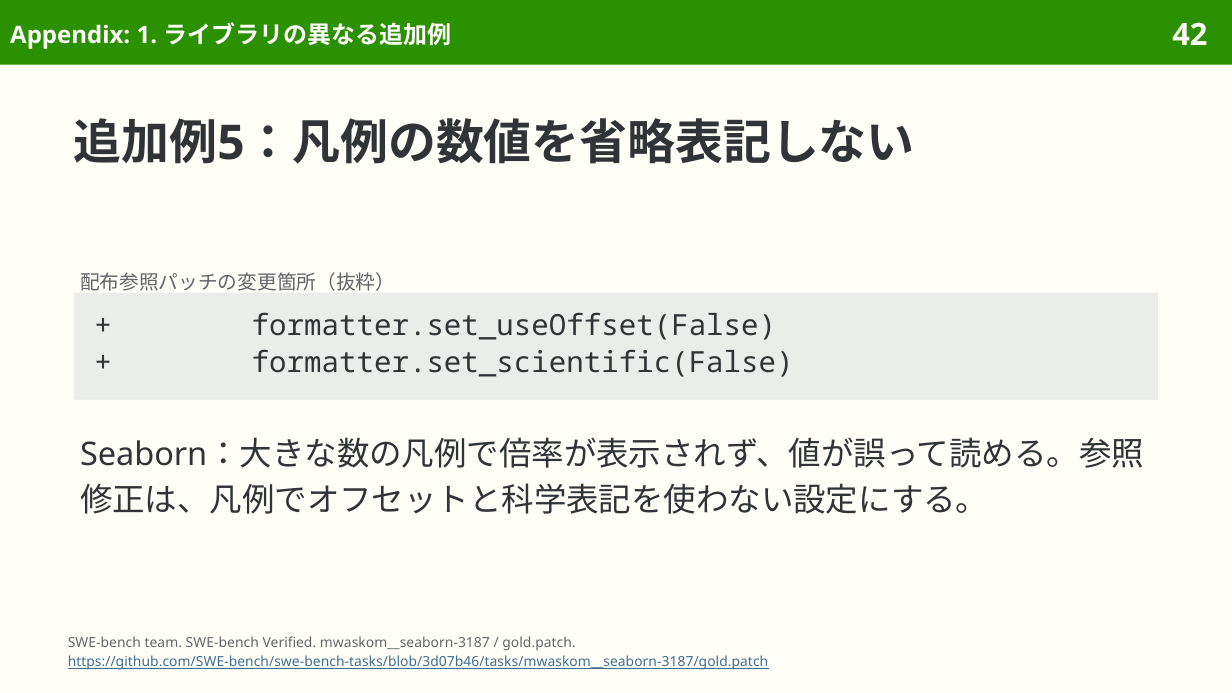
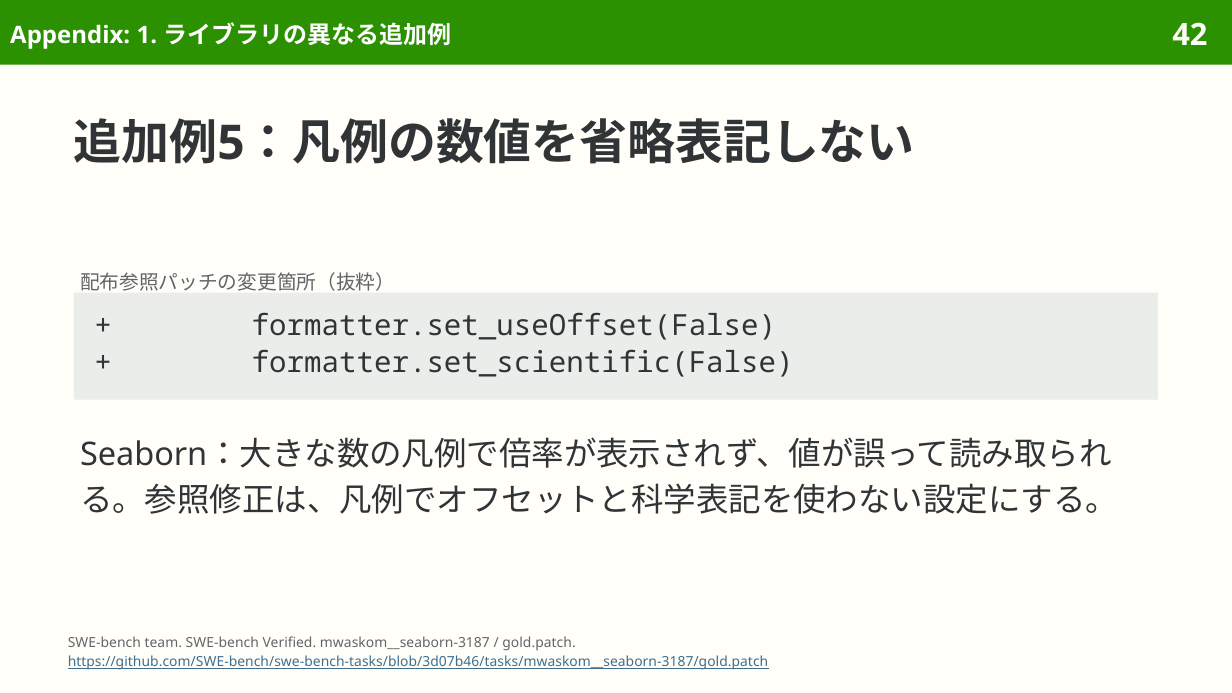
Before and after one commit to sasakiy84/datasets-in-10-minutes, a slide deck: slide 42 of slides/datasets-in-10-minutes-swe-bench-verified.pptx. Drawn at 1232x693 pixels with LibreOffice and Linux fonts; fonts in the diff are those of the drawing. Boxes give left, top, right and bottom in pixels: in the first picture for what was removed or moved away, otherwise in the second. Text is boxed around its words. In the diff, an @@ line names an element or a change of style, - is before the commit and + after.

```diff
--- a/slides/datasets-in-10-minutes-swe-bench-verified.pptx
+++ b/slides/datasets-in-10-minutes-swe-bench-verified.pptx
@@ text at bbox=[80, 437, 1118, 514]: text changed @@
-Seaborn：大きな数の凡例で倍率が表示されず、値が誤って読める。参照修正は、凡例でオフセットと科学表記を使わない設定にする。
+Seaborn：大きな数の凡例で倍率が表示されず、値が誤って読み取られる。参照修正は、凡例でオフセットと科学表記を使わない設定にする。
```
Also in this commit, not shown: 10 other slides changed, 7 other files.
